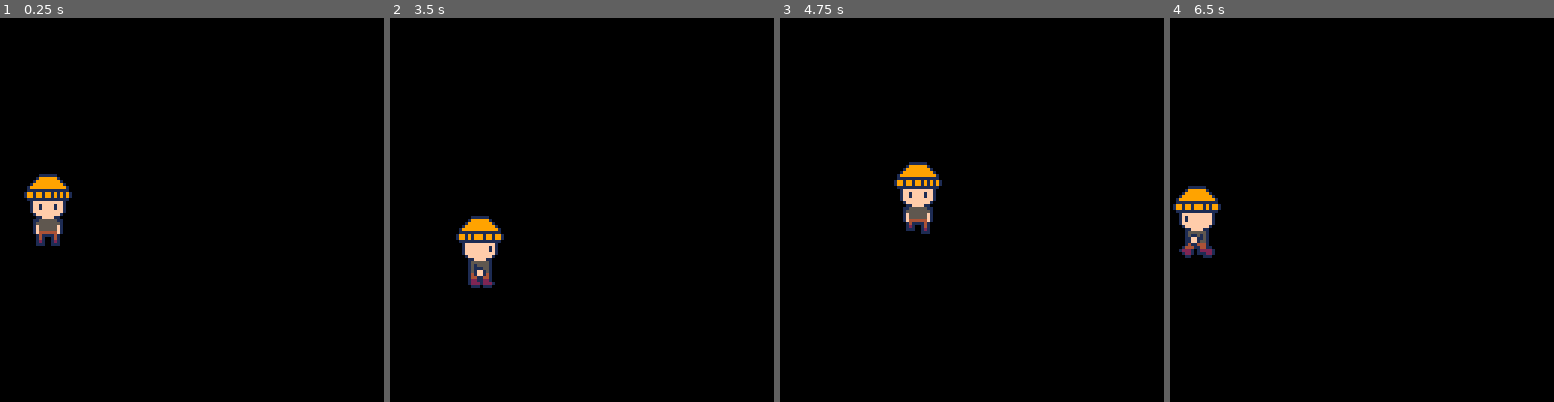
Above: before the commit, frames 1-4 (left to right).
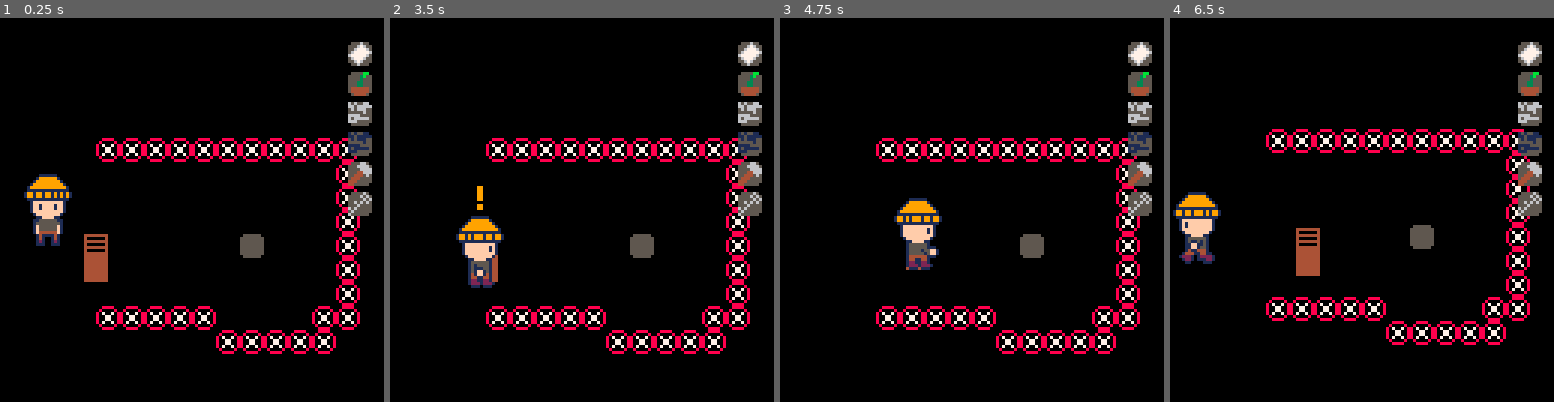
Above: after the commit, the same moments.

Repository: PaoloPortugal/one-last-visit
Game: PICO-8 cartridge mini-jam.p8
Same seed, same stepped clock (60 frames per second), same inputs: the game is played once before the commit and once after it.
Inputs:
- Up to frame 1 (0.25 s): no input
- Up to frame 2 (3.5 s): tap O (Z key) at 0.33, 0.7, 1.43, 2.22, 3.1 s; hold Left 1.97-2.37 s; hold Down 2.42-2.82 s; hold Right from 2.87 s (still down)
- Up to frame 3 (4.75 s): release Right at 3.53 s; hold Up 3.58-4.08 s; tap O (Z key) at 3.98 s; hold Right 4.13-4.53 s; hold Down from 4.58 s (still down)
- Up to frame 4 (6.5 s): tap O (Z key) at 4.87, 5.75 s; release Down at 5.08 s; hold Left 5.13-5.8 s; hold Up 5.85-6.18 s; hold Left from 6.23 s (still down)

The runs differ from the first frame. In frame 1, 8.0% of the frame differs, in the area x 21-97%, y 6-88%; in frame 2, 7.5%; in frame 3, 9.7%, in the area x 25-97%, y 6-88%; in frame 4, 9.2%.

Commit message:
Chair puzzle done and dusted LETS GOOOOOOOOOOOOOOOOO

Diff:
--- a/entities.lua
+++ b/entities.lua
@@ -10,9 +10,19 @@
             hor_2=9,
             hor_3=11
         },
-        pull=13
+        pull=13,
+        inventory={
+            base=48,
+            ["paper"]=49,
+            ["plant"]=50,
+            ["empty_bucket"]=51,
+            ["water_bucket"]=52,
+            ["hammer"]=53,
+            ["backyard_key"]=54,
+            ["bedroom_key"]=55
+        }
     },
-    chair=16,
+    chair=64,
     interact=32
 }
 
@@ -38,10 +48,11 @@
         w=16, -- width
         h=24, -- height
 
-        interact_range=4, -- how close to be to interact
+        interact_range=2, -- how close to be to interact
         nearby_interactable=nil, -- object player can interact with right now
-
-        inventory={},
+        interacting=false, -- is the player interacting with anything?
+
+        inventory={"paper","plant","empty_bucket","water_bucket","hammer","backyard_key"},
 
         anims={
             -- frames indicates how long each sprite is shown
@@ -80,9 +91,14 @@
         end,
 
         -- call once per frame
-        update=function(self, objects)
+        update=function(self, objects, active_dialogue)
             self:check_objects(objects)
-            self:input()
+            if not active_dialogue then
+                self:input()
+            else
+                self.dx=0
+                self.dy=0
+            end
             self:handle_horizontal_movement()
             self:handle_vertical_movement()
             self:handle_animations()
@@ -92,11 +108,11 @@
             if btn(⬅️) then
                 if self.dx>0 then self.dx=0 end
                 self.dx-=self.acc
-                self.flipx=true
+                if not self.interacting then self.flipx=true end
             elseif btn(➡️) then
                 if self.dx<0 then self.dx=0 end
                 self.dx+=self.acc
-                self.flipx=false
+                if not self.interacting then self.flipx=false end
             else
                 self.dx=0
             end
@@ -113,25 +129,50 @@
             end
             self.dy=mid(-self.max_dy,self.dy,self.max_dy) -- limit vertical speed
 
+            if btnp(🅾️) then
+                if self.nearby_interactable and not self.interacting then
+                    self.nearby_interactable.interacting=true
+                    self.nearby_interactable:interact()
+                    self.interacting=true
+                elseif self.interacting then
+                    self.interacting=false
+                    for obj in all(objects) do
+                        if obj.interacting then
+                            obj.interacting=false
+                        end
+                    end
+                end
+            end
+
             -- normalize diagonal speed
             if self.dx!=0 and self.dy!=0 then
                 local norm=sqrt(self.dx^2+self.dy^2)
                 self.dx=self.dx/norm
                 self.dy=self.dy/norm
             end
-
-            -- check for interact button
-            if btnp(🅾️) and self.nearby_interactable then
-                self.nearby_interactable:interact(self)
-            end
         end,
 
         check_objects=function(self, objects)
             self.nearby_interactable=nil
             for obj in all(objects) do
                 if obj.interactable then
-                    local dist=sqrt((self.x-obj.x)^2+(self.y-obj.y)^2)
-                    if dist<=self.interact_range then
+                    -- player's bottom 16x8 pixel area bounds
+                    local p_left=self.x-8
+                    local p_right=self.x+8
+                    local p_top=self.y+2
+                    local p_bottom=self.y+10
+
+                    -- object bounds
+                    local obj_left=obj.x-(obj.w/2)
+                    local obj_right=obj.x+(obj.w/2)
+                    local obj_top=obj.y-(obj.h/2)
+                    local obj_bottom=obj.y+(obj.h/2)
+
+                    -- check if player's bottom area is within interact_range of any side of the object
+                    local h_overlap=p_right>=obj_left-self.interact_range and p_left<=obj_right+self.interact_range
+                    local v_overlap=p_bottom>=obj_top-self.interact_range and p_top<=obj_bottom+self.interact_range
+
+                    if h_overlap and v_overlap then
                         self.nearby_interactable=obj
                         break
                     end
@@ -189,12 +230,16 @@
         end,
 
         handle_animations=function(self)
-            if self.dx!=0 then
-                self:set_anim("walk_hor")
-            elseif self.dy!=0 then
-                self:set_anim("walk_ver")
+            if self.interacting then
+                self:set_anim("pull")
             else
-                self:set_anim("still")
+                if self.dx!=0 then
+                    self:set_anim("walk_hor")
+                elseif self.dy!=0 then
+                    self:set_anim("walk_ver")
+                else
+                    self:set_anim("still")
+                end
             end
 
             -- animation timer
@@ -231,14 +276,24 @@
 
             pal()
 
-            -- draw interact prompt if near something
-            if self.nearby_interactable then
-                print("Z",self.x-2,self.y-self.h/2-8,7)
-            end
-        end,
-
-        draw_inventory=function(self)
-
+        if self.nearby_interactable and not self.interacting then
+                spr(sprites.interact,self.x-4,self.y-self.h/2-10)
+            end
+        end,
+
+        draw_hud=function(self)
+            -- draw inventory
+            local start_x=128-12 -- right side of screen with small margin (128-8-4)
+            local start_y=8 -- 8 pixels from top
+            local slot_size=10 -- spacing between slots
+
+            for i=1,#self.inventory do
+                local item=self.inventory[i]
+                local y_pos=start_y+(i-1)*slot_size
+
+                spr(sprites.player.inventory.base,start_x,y_pos) -- draw base inventory slot
+                if item then spr(sprites.player.inventory[item],start_x,y_pos) end -- draw item sprite on top
+            end
         end
     }
     return p
@@ -253,17 +308,60 @@
         dy=0,
 
         w=8, -- width
-        h=8, -- height
+        h=16, -- height
+
+        snap_tile_x=11,
+        snap_tile_y=4,
 
         interactable=true,
-
-        -- call once per frame
+        interacting=false,
+
+        interact=function(self)
+            if self.x==self.snap_tile_x*8+4 and self.y==self.snap_tile_y*8 then
+                add(player.inventory,"bedroom_key")
+                self.interactable=false
+            end
+        end,
+
         update=function(self)
             if self.interacting then
-                self.dx=player.dx
-                self.dy=player.dy
-                self:handle_horizontal_movement()
-                self:handle_vertical_movement()
+                if not (self.x==self.snap_tile_x*8+4 and self.y==self.snap_tile_y*8) then
+                    self.dx=player.dx
+                    self.dy=player.dy
+                    self:handle_horizontal_movement()
+                    self:handle_vertical_movement()
+
+                    -- snap player to side of chair based on their position
+                    if player.x < self.x then
+                        -- player is on the left
+                        player.x=self.x-8
+                    elseif player.x > self.x then
+                        -- player is on the right
+                        player.x=self.x+8
+                    end
+                    player.y=self.y-4
+
+                    -- check if chair bottom touches the snap position
+                    local chair_bottom_tile_x=flr(self.x/8)
+                    local chair_bottom_tile_y=flr((self.y+4)/8)
+
+                    if chair_bottom_tile_x==self.snap_tile_x and chair_bottom_tile_y==self.snap_tile_y then
+                        -- snap chair to exact position
+                        self.x=self.snap_tile_x*8+4
+                        self.y=self.snap_tile_y*8
+                        -- stop interaction
+                        self.interacting=false
+                        player.interacting=false
+                    end
+                else
+                    player.x=self.snap_tile_x*8+4
+                    player.y=self.snap_tile_y*8-4
+                    player.dx=0
+                    player.dy=0
+                end
+            else
+                self.dx=0
+                self.dy=0
             end
         end,
 
@@ -274,6 +372,7 @@
             local offset=self.w/2
             if col then
                 self.dx=0
+                player.dx=0
                 if dir==1 then -- right
                     self.x=flr((self.x+(offset))/8)*8-(offset)
                 else -- left
@@ -289,6 +388,7 @@
             local offset=self.h/2
             if col then
                 self.dy=0
+                player.dy=0
                 if dir==1 then -- down
                     self.y=flr((self.y+(offset))/8)*8-(offset)
                 else -- up
@@ -317,10 +417,18 @@
         end,
 
         draw=function(self)
+            -- draw chair top
             spr(sprites.chair,
                 self.x-(self.w/2),
                 self.y-(self.h/2),
-                self.w/8,self.h/8,
+                1,1,
+                false,
+                false)
+            -- draw chair bottom (16 sprites after chair top)
+            spr(sprites.chair+16,
+                self.x-(self.w/2),
+                self.y-(self.h/2)+8,
+                1,1,
                 false,
                 false)
         end,
--- a/mini-jam.p8
+++ b/mini-jam.p8
@@ -16,13 +16,18 @@
     s_x=3*8 -- spawn x position
     s_y=3*8 -- spawn y position
     player=make_player(s_x,s_y)
+    local chair=make_chair(5*8,5*8)
     cam=make_camera(player)
     messages={}
+    objects={chair}
 end
 
 function _update60()
 -- runs at 60fps
-    player:update()
+    player:update(objects)
+    for obj in all(objects,dialogue.active) do
+        obj:update()
+    end
     cam:update()
 end
 
@@ -34,9 +39,41 @@
 
     map()
 
+    for obj in all(objects) do
+        obj:draw()
+    end
+
     player:draw()
 
+    camera(0,0)
+
+    player:draw_hud()
+
 end
+…(24 lines of a section not shown)…
 
 
 
@@ -66,3 +103,36 @@
 __gff__
 0000000000000000000000000000000001000000000000000000000000000000000000000000000000000000000000000000000000000000000000000000000000000000000000000000000000000000000000000000000000000000000000000000000000000000000000000000000000000000000000000000000000000000
 0000000000000000000000000000000000000000000000000000000000000000000000000000000000000000000000000000000000000000000000000000000000000000000000000000000000000000000000000000000000000000000000000000000000000000000000000000000000000000000000000000000000000000
+__map__
+0000000000101010101010101010101000000000000000000000000000000000000000000000000000000000000000000000000000000000000000000000000000000000000000000000000000000000000000000000000000000000000000000000000000000000000000000000000000000000000000000000000000000000
+0000000000000000000000000000001000000000000000000000000000000000000000000000000000000000000000000000000000000000000000000000000000000000000000000000000000000000000000000000000000000000000000000000000000000000000000000000000000000000000000000000000000000000
+0000000000000000000000000000001000000000000000000000000000000000000000000000000000000000000000000000000000000000000000000000000000000000000000000000000000000000000000000000000000000000000000000000000000000000000000000000000000000000000000000000000000000000
+0000000000000000000000000000001000000000000000000000000000000000000000000000000000000000000000000000000000000000000000000000000000000000000000000000000000000000000000000000000000000000000000000000000000000000000000000000000000000000000000000000000000000000
+0000000000000000000000300000001000000000000000000000000000000000000000000000000000000000000000000000000000000000000000000000000000000000000000000000000000000000000000000000000000000000000000000000000000000000000000000000000000000000000000000000000000000000
+0000000000000000000000000000001000000000000000000000000000000000000000000000000000000000000000000000000000000000000000000000000000000000000000000000000000000000000000000000000000000000000000000000000000000000000000000000000000000000000000000000000000000000
+0000000000000000000000000000001000000000000000000000000000000000000000000000000000000000000000000000000000000000000000000000000000000000000000000000000000000000000000000000000000000000000000000000000000000000000000000000000000000000000000000000000000000000
+0000000000101010101000000000101000000000000000000000000000000000000000000000000000000000000000000000000000000000000000000000000000000000000000000000000000000000000000000000000000000000000000000000000000000000000000000000000000000000000000000000000000000000
+0000000000000000000010101010100000000000000000000000000000000000000000000000000000000000000000000000000000000000000000000000000000000000000000000000000000000000000000000000000000000000000000000000000000000000000000000000000000000000000000000000000000000000
+0000000000000000000000000000000000000000000000000000000000000000000000000000000000000000000000000000000000000000000000000000000000000000000000000000000000000000000000000000000000000000000000000000000000000000000000000000000000000000000000000000000000000000
+0000000000000000000000000000000000000000000000000000000000000000000000000000000000000000000000000000000000000000000000000000000000000000000000000000000000000000000000000000000000000000000000000000000000000000000000000000000000000000000000000000000000000000
+0000000000000000000000000000000000000000000000000000000000000000000000000000000000000000000000000000000000000000000000000000000000000000000000000000000000000000000000000000000000000000000000000000000000000000000000000000000000000000000000000000000000000000
+0000000000000000000000000000000000000000000000000000000000000000000000000000000000000000000000000000000000000000000000000000000000000000000000000000000000000000000000000000000000000000000000000000000000000000000000000000000000000000000000000000000000000000
+0000000000000000000000000000000000000000000000000000000000000000000000000000000000000000000000000000000000000000000000000000000000000000000000000000000000000000000000000000000000000000000000000000000000000000000000000000000000000000000000000000000000000000
+0000000000000000000000000000000000000000000000000000000000000000000000000000000000000000000000000000000000000000000000000000000000000000000000000000000000000000000000000000000000000000000000000000000000000000000000000000000000000000000000000000000000000000
+0000000000000000000000000000000000000000000000000000000000000000000000000000000000000000000000000000000000000000000000000000000000000000000000000000000000000000000000000000000000000000000000000000000000000000000000000000000000000000000000000000000000000000
+0000000000000000000000000000000000000000000000000000000000000000000000000000000000000000000000000000000000000000000000000000000000000000000000000000000000000000000000000000000000000000000000000000000000000000000000000000000000000000000000000000000000000000
+0000000000000000000000000000000000000000000000000000000000000000000000000000000000000000000000000000000000000000000000000000000000000000000000000000000000000000000000000000000000000000000000000000000000000000000000000000000000000000000000000000000000000000
+0000000000000000000000000000000000000000000000000000000000000000000000000000000000000000000000000000000000000000000000000000000000000000000000000000000000000000000000000000000000000000000000000000000000000000000000000000000000000000000000000000000000000000
+0000000000000000000000000000000000000000000000000000000000000000000000000000000000000000000000000000000000000000000000000000000000000000000000000000000000000000000000000000000000000000000000000000000000000000000000000000000000000000000000000000000000000000
+0000000000000000000000000000000000000000000000000000000000000000000000000000000000000000000000000000000000000000000000000000000000000000000000000000000000000000000000000000000000000000000000000000000000000000000000000000000000000000000000000000000000000000
+0000000000000000000000000000000000000000000000000000000000000000000000000000000000000000000000000000000000000000000000000000000000000000000000000000000000000000000000000000000000000000000000000000000000000000000000000000000000000000000000000000000000000000
+0000000000000000000000000000000000000000000000000000000000000000000000000000000000000000000000000000000000000000000000000000000000000000000000000000000000000000000000000000000000000000000000000000000000000000000000000000000000000000000000000000000000000000
+0000000000000000000000000000000000000000000000000000000000000000000000000000000000000000000000000000000000000000000000000000000000000000000000000000000000000000000000000000000000000000000000000000000000000000000000000000000000000000000000000000000000000000
+0000000000000000000000000000000000000000000000000000000000000000000000000000000000000000000000000000000000000000000000000000000000000000000000000000000000000000000000000000000000000000000000000000000000000000000000000000000000000000000000000000000000000000
+0000000000000000000000000000000000000000000000000000000000000000000000000000000000000000000000000000000000000000000000000000000000000000000000000000000000000000000000000000000000000000000000000000000000000000000000000000000000000000000000000000000000000000
+0000000000000000000000000000000000000000000000000000000000000000000000000000000000000000000000000000000000000000000000000000000000000000000000000000000000000000000000000000000000000000000000000000000000000000000000000000000000000000000000000000000000000000
+0000000000000000000000000000000000000000000000000000000000000000000000000000000000000000000000000000000000000000000000000000000000000000000000000000000000000000000000000000000000000000000000000000000000000000000000000000000000000000000000000000000000000000
+0000000000000000000000000000000000000000000000000000000000000000000000000000000000000000000000000000000000000000000000000000000000000000000000000000000000000000000000000000000000000000000000000000000000000000000000000000000000000000000000000000000000000000
+0000000000000000000000000000000000000000000000000000000000000000000000000000000000000000000000000000000000000000000000000000000000000000000000000000000000000000000000000000000000000000000000000000000000000000000000000000000000000000000000000000000000000000
+0000000000000000000000000000000000000000000000000000000000000000000000000000000000000000000000000000000000000000000000000000000000000000000000000000000000000000000000000000000000000000000000000000000000000000000000000000000000000000000000000000000000000000
+1010101010101010101010101010101010101010101010101010101010101010101010101010101010101010101010101010101010101010101010101010101010101010101010101010101010101010101010101010101010101010101010101010101010101010101010101010101010101010101010101010101010101010
Not shown, changed: 24 lines of the sprite sheet (__gfx__) section of mini-jam.p8
